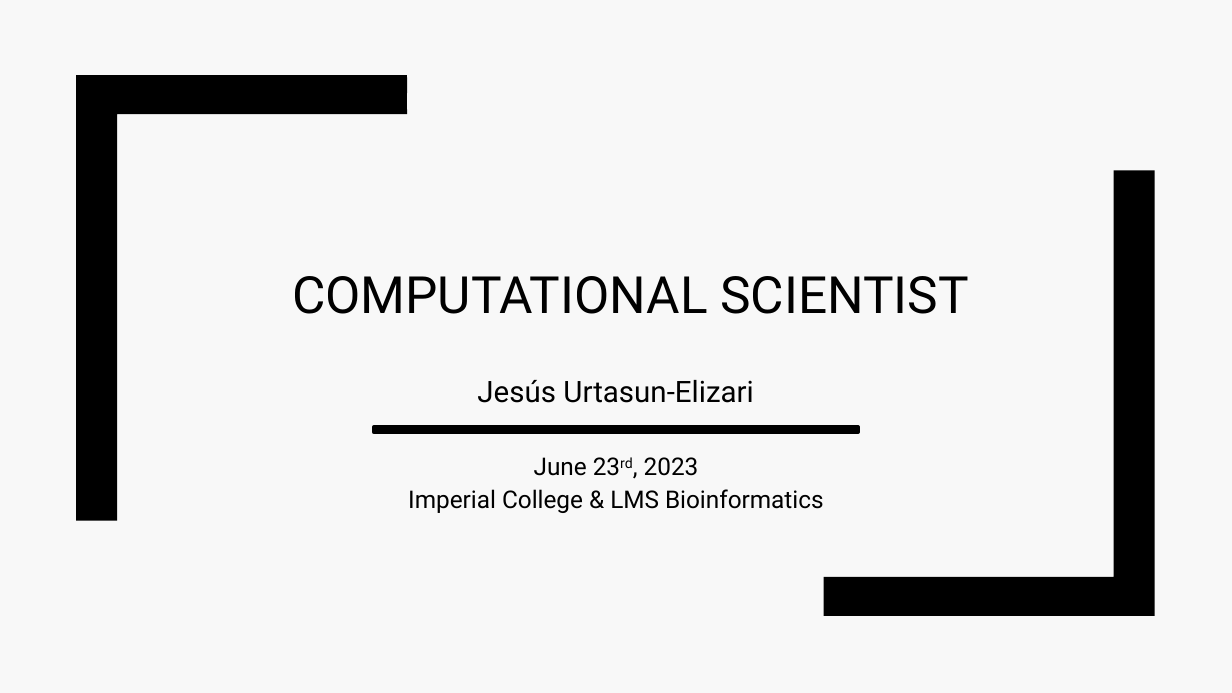
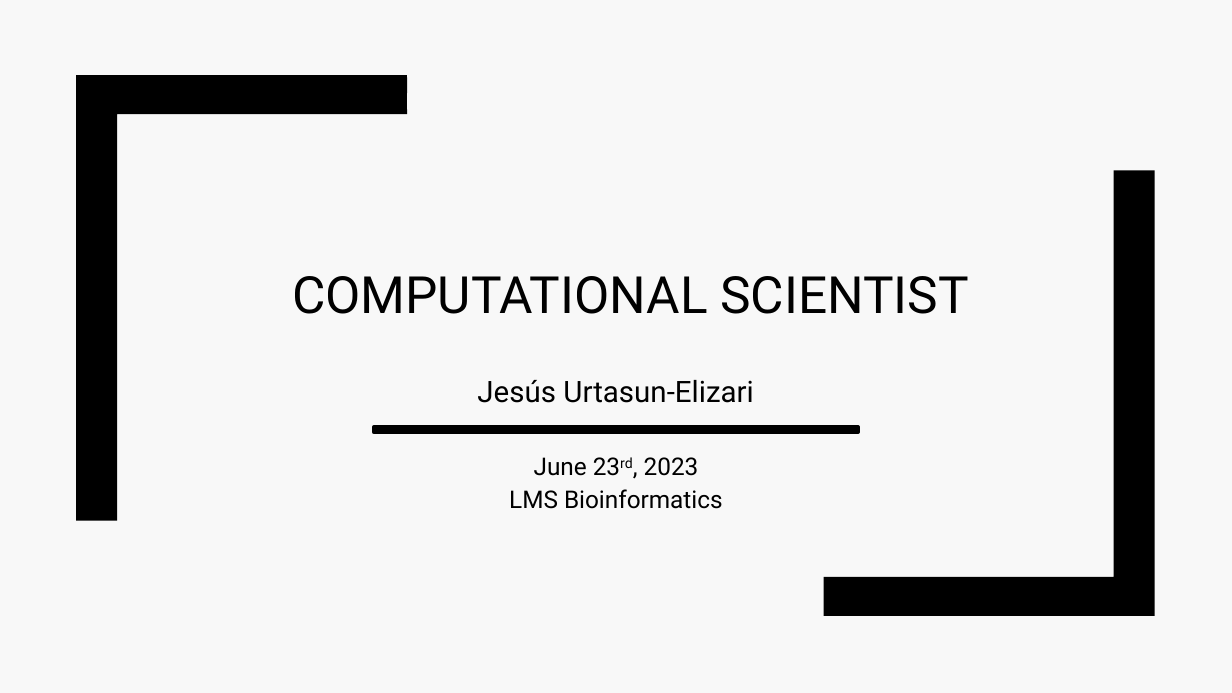
Before and after one commit to jurtasun/presentations, a slide deck: slide 1 of 202306_CRG_Postdoc/230623_GRG_Postdoc.ppt. Drawn at 1232x693 pixels with LibreOffice and Linux fonts; fonts in the diff are those of the drawing. Boxes give left, top, right and bottom in pixels: in the first picture for what was removed or moved away, otherwise in the second. Text is boxed around its words. In the diff, an @@ line names an element or a change of style, - is before the commit and + after.

```diff
--- a/202306_CRG_Postdoc/230623_GRG_Postdoc.ppt
+++ b/202306_CRG_Postdoc/230623_GRG_Postdoc.ppt
@@ subtitle at (509,489,723,509): text changed @@
-Imperial College & LMS Bioinformatics
+LMS Bioinformatics
```
Also in this commit, not shown: 2 other slides changed, 13 slides added, 13 slides removed, 3 other files.
